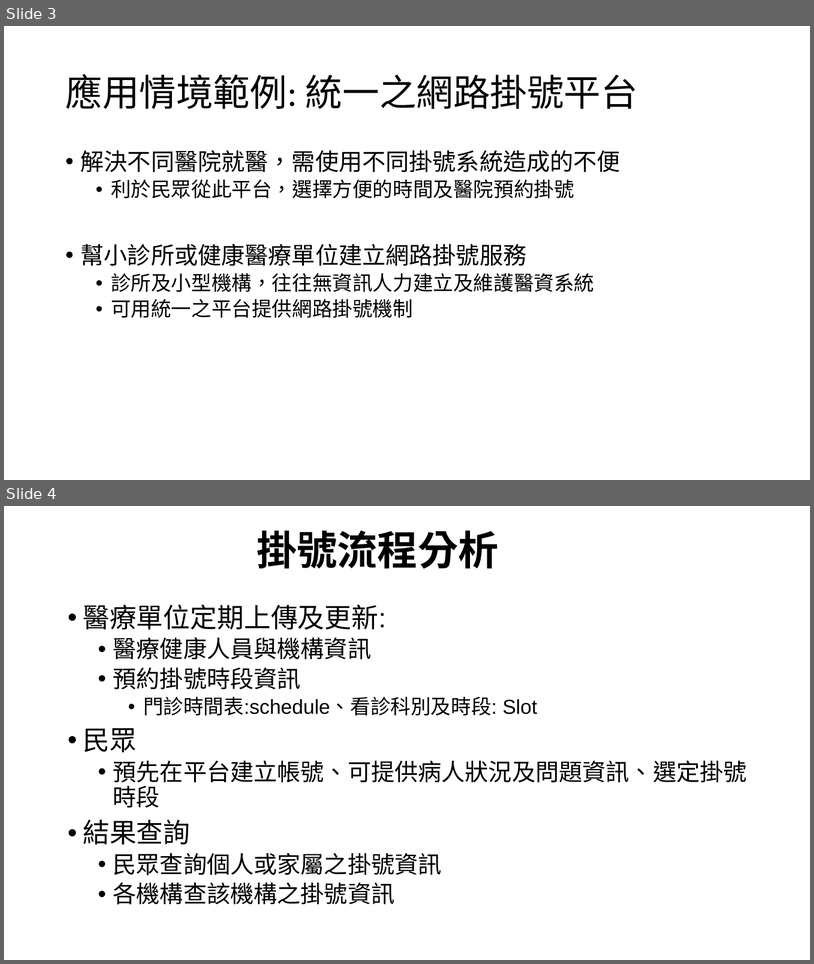
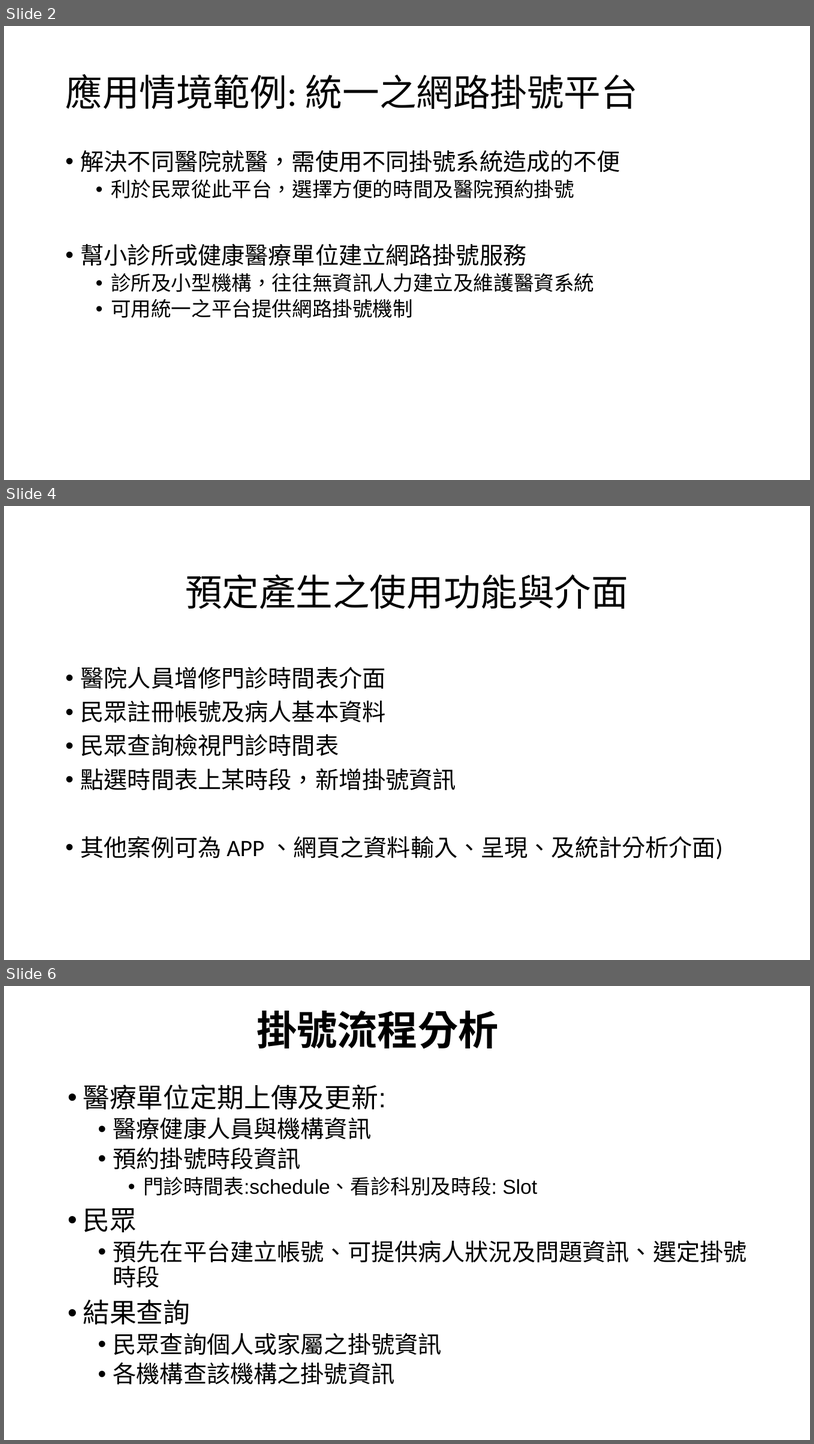
Before and after one commit to mos2718/FHIRspec, a slide deck: Spec/FHIR Appointment.pptx. Shown one above the other, each under a label of ours: slides 3 and 4 before the commit, slides 2, 4 and 6 after it; the slides between them are not shown. The pictures are 814x964 and 814x1444 pixels, drawn with LibreOffice and Linux fonts; fonts in the diff are those of the drawing. Boxes give left, top, right and bottom in pixels: in the first picture for what was removed or moved away, otherwise in the second. Text is boxed around its words. In the diff, an @@ line names an element or a change of style, - is before the commit and + after.

```diff
--- a/Spec/FHIR Appointment.pptx
+++ b/Spec/FHIR Appointment.pptx
@@ slide 4 added at box(4, 506, 810, 960), background #FFFFFF @@
@@ title added at box(185, 574, 629, 609), 44 pt, text #000000 @@
+預定產生之使用功能與介面
@@ text added at box(81, 667, 723, 859), 28 pt, text #000000 @@
+• 醫院人員增修門診時間表介面
+• 民眾註冊帳號及病人基本資料
+• 民眾查詢檢視門診時間表
+• 點選時間表上某時段，新增掛號資訊
+• 其他案例可為 APP 、網頁之資料輸入、呈現、及統計分析介面)
@@ what was slide 3 is now slide 2 @@
@@ what was slide 4 is now slide 6 @@
```
Also in this commit, not shown: 3 slides changed, 3 other slides added.
